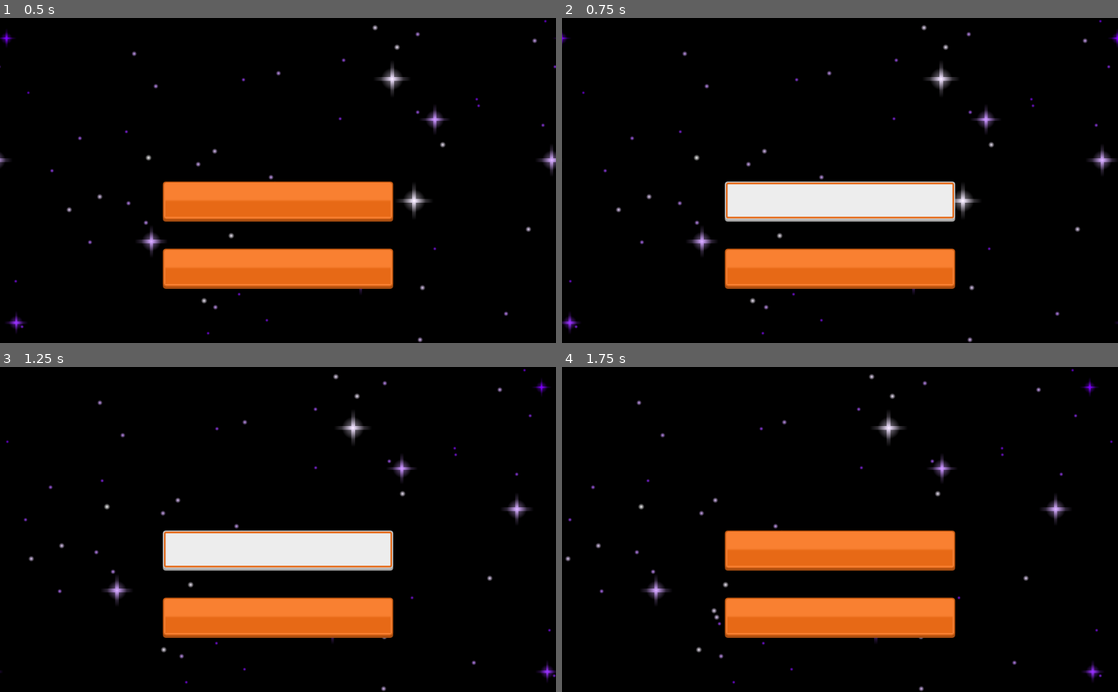
Above: before the commit, frames 1-4 (two rows, left to right).
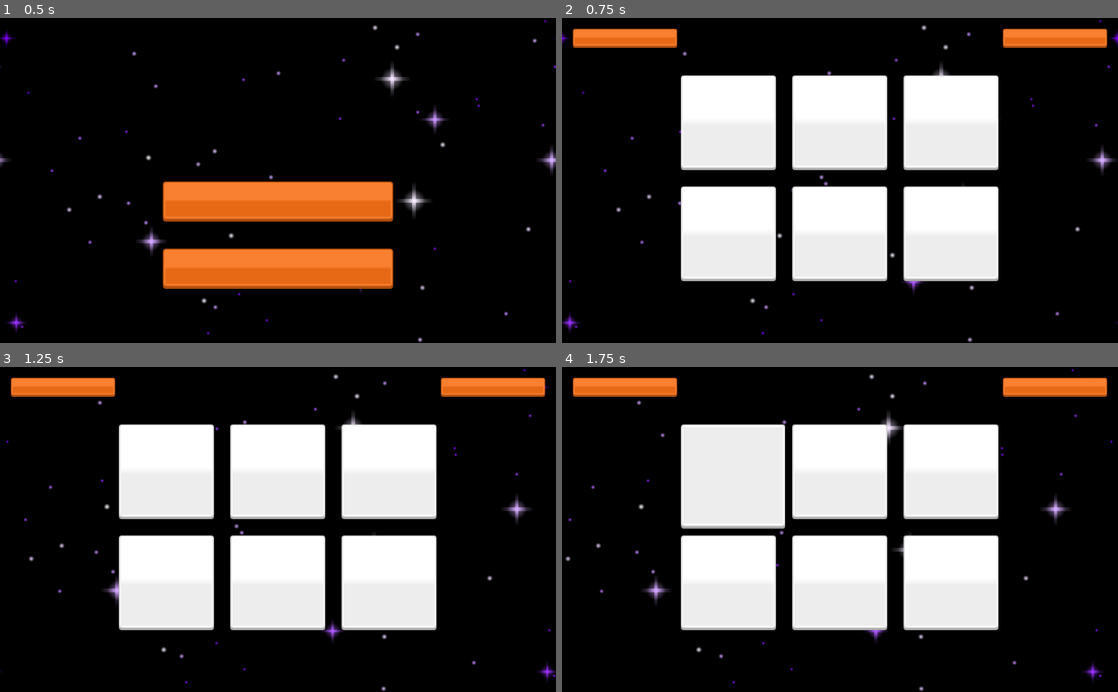
Above: after the commit, the same moments.

Repository: NellyRL/MathLienLand
Game: Godot game, scene res://scenes/MainMenu.tscn
The game is run twice, just before and just after one commit, with the same random seed, the same clock (stepped at 60 frames per second) and the same inputs. Before the commit the project has no main scene; this scene is started directly in both runs.
Inputs (mouse positions are in pixels of both pictures, inside the frame that each line leads up to):
- Up to frame 1 (0.5 s): no input
- Up to frame 2 (0.75 s): click "Select Minigame" at 0.5 s
- Up to frame 3 (1.25 s): no input
- Up to frame 4 (1.75 s): click (728, 471) at 1.25 s, where only the run after the commit has a clickable "Fraction Race"

Frame 1 is identical in both runs. In frame 2, 32% of the frame differs, in the area x 1-99%, y 3-84%; in frame 3, 32%; in frame 4, 36%.

Commit message:
Main menu first version

Diff:
--- a/project.godot
+++ b/project.godot
@@ -11,6 +11,7 @@
 [application]
 
 config/name="TFG_v1"
+run/main_scene="res://scenes/MainMenu.tscn"
 config/icon="res://icon.png"
 
 [gui]
--- /dev/null
+++ b/scenes/BaseBtn.tscn
@@ -0,0 +1,23 @@
+[gd_scene load_steps=5 format=2]
+
+[ext_resource path="res://assets/themes/kenneyUI.tres" type="Theme" id=1]
+[ext_resource path="res://assets/fonts/VCRosdNEUE.ttf" type="DynamicFontData" id=2]
+[ext_resource path="res://scripts/BaseBtn.gd" type="Script" id=3]
+
+[sub_resource type="DynamicFont" id=1]
+size = 25
+outline_color = Color( 0, 0, 0, 1 )
+font_data = ExtResource( 2 )
+
+[node name="BaseBtn" type="Button"]
+margin_right = 175.0
+margin_bottom = 175.0
+rect_min_size = Vector2( 175, 175 )
+focus_mode = 0
+theme = ExtResource( 1 )
+custom_fonts/font = SubResource( 1 )
+script = ExtResource( 3 )
+
+[connection signal="mouse_entered" from="." to="." method="_on_BaseBtn_mouse_entered"]
+[connection signal="mouse_exited" from="." to="." method="_on_BaseBtn_mouse_exited"]
+[connection signal="pressed" from="." to="." method="_on_BaseBtn_pressed"]
--- a/scenes/MainMenu.tscn
+++ b/scenes/MainMenu.tscn
@@ -1,8 +1,9 @@
-[gd_scene load_steps=7 format=2]
+[gd_scene load_steps=8 format=2]
 
 [ext_resource path="res://assets/shaders/starfield_shader_v5.gdshader" type="Shader" id=1]
 [ext_resource path="res://assets/fonts/VCRosdNEUE.ttf" type="DynamicFontData" id=2]
 [ext_resource path="res://assets/themes/kenneyUI-red.tres" type="Theme" id=3]
+[ext_resource path="res://scripts/MainMenu.gd" type="Script" id=4]
 
 [sub_resource type="ShaderMaterial" id=1]
 shader = ExtResource( 1 )
@@ -27,6 +28,7 @@
 font_data = ExtResource( 2 )
 
 [node name="MainMenu" type="Node2D"]
+script = ExtResource( 4 )
 
 [node name="CanvasLayer" type="CanvasLayer" parent="."]
 
@@ -75,7 +77,7 @@
 custom_constants/margin_right = 200
 custom_constants/margin_left = 200
 
-[node name="Button" type="Button" parent="CanvasLayer/MarginContainer/VBoxContainer/VBoxContainer/MarginContainer"]
+[node name="SelectMinBtn" type="Button" parent="CanvasLayer/MarginContainer/VBoxContainer/VBoxContainer/MarginContainer"]
 margin_left = 200.0
 margin_right = 624.0
 margin_bottom = 75.251
@@ -92,10 +94,13 @@
 custom_constants/margin_right = 200
 custom_constants/margin_left = 200
 
-[node name="Button" type="Button" parent="CanvasLayer/MarginContainer/VBoxContainer/VBoxContainer/MarginContainer2"]
+[node name="ExitBtn" type="Button" parent="CanvasLayer/MarginContainer/VBoxContainer/VBoxContainer/MarginContainer2"]
 margin_left = 200.0
 margin_right = 624.0
 margin_bottom = 75.251
 theme = ExtResource( 3 )
 custom_fonts/font = SubResource( 3 )
 text = "Exit"
+
+[connection signal="pressed" from="CanvasLayer/MarginContainer/VBoxContainer/VBoxContainer/MarginContainer/SelectMinBtn" to="." method="_on_SelectMinBtn_pressed"]
+[connection signal="pressed" from="CanvasLayer/MarginContainer/VBoxContainer/VBoxContainer/MarginContainer2/ExitBtn" to="." method="_on_ExitBtn_pressed"]
--- /dev/null
+++ b/scenes/MinigameSelectScene.tscn
@@ -0,0 +1,229 @@
+[gd_scene load_steps=10 format=2]
+
+[ext_resource path="res://assets/shaders/starfield_shader_v5.gdshader" type="Shader" id=1]
+[ext_resource path="res://assets/themes/kenneyUI-red.tres" type="Theme" id=2]
+[ext_resource path="res://assets/fonts/VCRosdNEUE.ttf" type="DynamicFontData" id=3]
+[ext_resource path="res://scenes/BaseBtn.tscn" type="PackedScene" id=4]
+[ext_resource path="res://scripts/MinigameSelectScene.gd" type="Script" id=5]
+
+[sub_resource type="ShaderMaterial" id=1]
+shader = ExtResource( 1 )
+shader_param/dimensions = Vector2( 1024, 600 )
+shader_param/small_stars = 50.0
+shader_param/small_stars_far_size = 0.5
+shader_param/small_stars_near_size = 1.0
+shader_param/large_stars = 8.0
+shader_param/large_stars_far_size = 0.5
+shader_param/large_stars_near_size = 1.0
+shader_param/far_stars_color = Color( 0.5, 0, 1, 1 )
+shader_param/near_stars_color = Color( 1, 1, 1, 1 )
+shader_param/base_scroll_speed = 0.05
+shader_param/additional_scroll_speed = 0.05
+
+[sub_resource type="DynamicFont" id=2]
+size = 50
+font_data = ExtResource( 3 )
+
+[sub_resource type="DynamicFont" id=4]
+size = 30
+outline_size = 5
+outline_color = Color( 0, 0, 0, 1 )
+font_data = ExtResource( 3 )
+
+[sub_resource type="DynamicFont" id=3]
+size = 30
+font_data = ExtResource( 3 )
+
+[node name="MinigameSelectScene" type="Control"]
+anchor_right = 1.0
+anchor_bottom = 1.0
+script = ExtResource( 5 )
+
+[node name="Backgorund" type="ColorRect" parent="."]
+material = SubResource( 1 )
+anchor_right = 1.0
+anchor_bottom = 1.0
+color = Color( 0, 0, 0, 1 )
+
+[node name="MarginContainer" type="MarginContainer" parent="."]
+anchor_right = 1.0
+anchor_bottom = 1.0
+custom_constants/margin_right = 100
+custom_constants/margin_top = 100
+custom_constants/margin_left = 100
+custom_constants/margin_bottom = 100
+
+[node name="VBoxContainer" type="VBoxContainer" parent="MarginContainer"]
+margin_left = 100.0
+margin_top = 100.0
+margin_right = 924.0
+margin_bottom = 535.0
+
+[node name="Title" type="Label" parent="MarginContainer/VBoxContainer"]
+margin_right = 824.0
+margin_bottom = 51.0
+size_flags_vertical = 5
+custom_fonts/font = SubResource( 2 )
+text = "Select Minigame"
+align = 1
+valign = 1
+
+[node name="MinigameBtns" type="HBoxContainer" parent="MarginContainer/VBoxContainer"]
+margin_top = 55.0
+margin_right = 824.0
+margin_bottom = 435.0
+size_flags_vertical = 3
+
+[node name="Spacer1" type="Control" parent="MarginContainer/VBoxContainer/MinigameBtns"]
+margin_right = 115.0
+margin_bottom = 380.0
+size_flags_horizontal = 3
+size_flags_vertical = 3
+
+[node name="BtnGrid" type="GridContainer" parent="MarginContainer/VBoxContainer/MinigameBtns"]
+margin_left = 119.0
+margin_right = 704.0
+margin_bottom = 380.0
+custom_constants/vseparation = 30
+custom_constants/hseparation = 30
+columns = 3
+
+[node name="FractionRace" parent="MarginContainer/VBoxContainer/MinigameBtns/BtnGrid" instance=ExtResource( 4 )]
+custom_colors/font_color_disabled = Color( 0, 0, 0, 1 )
+custom_colors/font_color = Color( 0, 0, 0, 1 )
+
+[node name="Label" type="Label" parent="MarginContainer/VBoxContainer/MinigameBtns/BtnGrid/FractionRace"]
+anchor_right = 1.0
+anchor_bottom = 1.0
+custom_fonts/font = SubResource( 4 )
+text = "Fraction
+Race"
+align = 1
+valign = 1
+
+[node name="Labyrinth" parent="MarginContainer/VBoxContainer/MinigameBtns/BtnGrid" instance=ExtResource( 4 )]
+margin_left = 205.0
+margin_right = 380.0
+focus_mode = 2
+custom_colors/font_color_disabled = Color( 0, 0, 0, 1 )
+custom_colors/font_color = Color( 0, 0, 0, 1 )
+
+[node name="Label" type="Label" parent="MarginContainer/VBoxContainer/MinigameBtns/BtnGrid/Labyrinth"]
+anchor_right = 1.0
+anchor_bottom = 1.0
+custom_fonts/font = SubResource( 4 )
+text = "Labyrinth
+of Rule
+of Three"
+align = 1
+valign = 1
+
+[node name="BaseBtn3" parent="MarginContainer/VBoxContainer/MinigameBtns/BtnGrid" instance=ExtResource( 4 )]
+margin_left = 410.0
+margin_right = 585.0
+focus_mode = 2
+custom_colors/font_color_disabled = Color( 0, 0, 0, 1 )
+custom_colors/font_color = Color( 0, 0, 0, 1 )
+
+[node name="Label" type="Label" parent="MarginContainer/VBoxContainer/MinigameBtns/BtnGrid/BaseBtn3"]
+anchor_right = 1.0
+anchor_bottom = 1.0
+custom_fonts/font = SubResource( 4 )
+text = "Minigame
+3"
+align = 1
+valign = 1
+
+[node name="BaseBtn4" parent="MarginContainer/VBoxContainer/MinigameBtns/BtnGrid" instance=ExtResource( 4 )]
+margin_top = 205.0
+margin_bottom = 380.0
+focus_mode = 2
+custom_colors/font_color_disabled = Color( 0, 0, 0, 1 )
+custom_colors/font_color = Color( 0, 0, 0, 1 )
+
+[node name="Label" type="Label" parent="MarginContainer/VBoxContainer/MinigameBtns/BtnGrid/BaseBtn4"]
+anchor_right = 1.0
+anchor_bottom = 1.0
+custom_fonts/font = SubResource( 4 )
+text = "Minigame
+4"
+align = 1
+valign = 1
+
+[node name="FunctionMemory" parent="MarginContainer/VBoxContainer/MinigameBtns/BtnGrid" instance=ExtResource( 4 )]
+margin_left = 205.0
+margin_top = 205.0
+margin_right = 380.0
+margin_bottom = 380.0
+focus_mode = 2
+custom_colors/font_color_disabled = Color( 0, 0, 0, 1 )
+custom_colors/font_color = Color( 0, 0, 0, 1 )
+
+[node name="Label" type="Label" parent="MarginContainer/VBoxContainer/MinigameBtns/BtnGrid/FunctionMemory"]
+anchor_right = 1.0
+anchor_bottom = 1.0
+custom_fonts/font = SubResource( 4 )
+text = "Function
+Memory"
+align = 1
+valign = 1
+
+[node name="EndlessRunner" parent="MarginContainer/VBoxContainer/MinigameBtns/BtnGrid" instance=ExtResource( 4 )]
+margin_left = 410.0
+margin_top = 205.0
+margin_right = 585.0
+margin_bottom = 380.0
+focus_mode = 2
+custom_colors/font_color_disabled = Color( 0, 0, 0, 1 )
+custom_colors/font_color = Color( 0, 0, 0, 1 )
+
+[node name="Label" type="Label" parent="MarginContainer/VBoxContainer/MinigameBtns/BtnGrid/EndlessRunner"]
+anchor_right = 1.0
+anchor_bottom = 1.0
+custom_fonts/font = SubResource( 4 )
+text = "Endless
+Math
+Runner"
+align = 1
+valign = 1
+
+[node name="Spacer2" type="Control" parent="MarginContainer/VBoxContainer/MinigameBtns"]
+margin_left = 708.0
+margin_right = 824.0
+margin_bottom = 380.0
+size_flags_horizontal = 3
+size_flags_vertical = 3
+
+[node name="OptionBtns" type="MarginContainer" parent="."]
+anchor_right = 1.0
+margin_bottom = 55.0
+custom_constants/margin_right = 20
+custom_constants/margin_top = 20
+custom_constants/margin_left = 20
+
+[node name="HBoxContainer" type="HBoxContainer" parent="OptionBtns"]
+margin_left = 20.0
+margin_top = 20.0
+margin_right = 1004.0
+margin_bottom = 75.0
+custom_constants/separation = 600
+
+[node name="Back" type="Button" parent="OptionBtns/HBoxContainer"]
+margin_right = 192.0
+margin_bottom = 55.251
+size_flags_horizontal = 3
+theme = ExtResource( 2 )
+custom_fonts/font = SubResource( 3 )
+text = "Back"
+
+[node name="Exit" type="Button" parent="OptionBtns/HBoxContainer"]
+margin_left = 792.0
+margin_right = 984.0
+margin_bottom = 55.251
+size_flags_horizontal = 3
+theme = ExtResource( 2 )
+custom_fonts/font = SubResource( 3 )
+text = "Exit"
+
+[connection signal="pressed" from="OptionBtns/HBoxContainer/Back" to="." method="_on_Back_pressed"]
+[connection signal="pressed" from="OptionBtns/HBoxContainer/Exit" to="." method="_on_Exit_pressed"]
--- /dev/null
+++ b/scripts/BaseBtn.gd
@@ -0,0 +1,25 @@
+extends Button
+
+export(String, FILE) var next_scene_path
+
+var normal_size = rect_scale
+var bigger_size = Vector2(1.1, 1.1)
+
+
+func _on_BaseBtn_mouse_entered() -> void:
+	scaling_tween(bigger_size, .1)
+
+
+func _on_BaseBtn_mouse_exited() -> void:
+	scaling_tween(normal_size, .1)
+
+
+func scaling_tween(end_size, seconds):
+	var tween = create_tween().set_trans(Tween.TRANS_LINEAR).set_ease(Tween.EASE_IN_OUT)
+	tween.tween_property(self, 'rect_scale', end_size, seconds)
+
+
+func _on_BaseBtn_pressed() -> void:
+	if !next_scene_path:
+		return
+	var _ret = get_tree().change_scene(next_scene_path)
--- /dev/null
+++ b/scripts/MainMenu.gd
@@ -0,0 +1,11 @@
+extends Node2D
+
+func _on_SelectMinBtn_pressed():
+	# Cambiamos la escena a la seleccion de minijuegos
+	var _ret = get_tree().change_scene("res://scenes/MinigameSelectScene.tscn")
+
+
+
+func _on_ExitBtn_pressed():
+	# Salimos
+	get_tree().quit()
--- /dev/null
+++ b/scripts/MinigameSelectScene.gd
@@ -0,0 +1,11 @@
+extends Control
+
+
+func _on_Exit_pressed():
+	# Salimos
+	get_tree().quit()
+
+
+func _on_Back_pressed():
+	# Cambiamos la escena al menu principal
+	var _ret = get_tree().change_scene("res://scenes/MainMenu.tscn")
